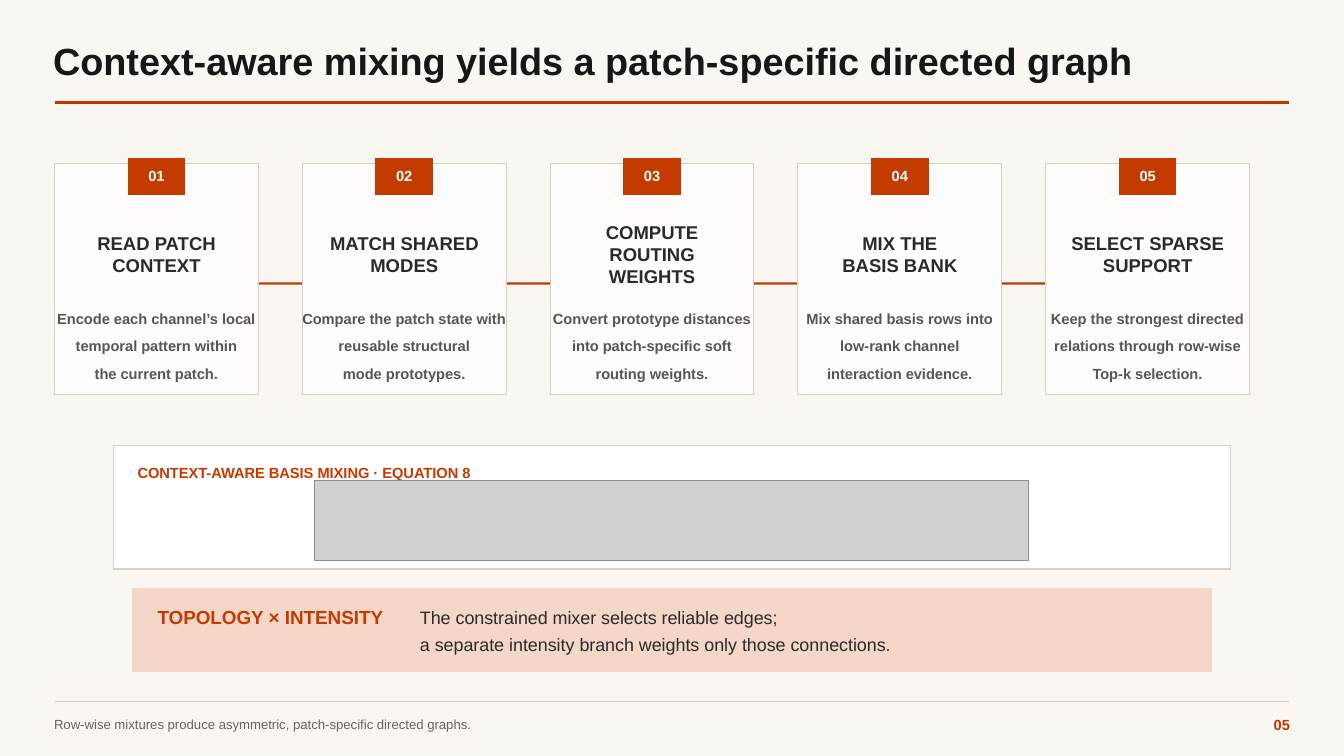
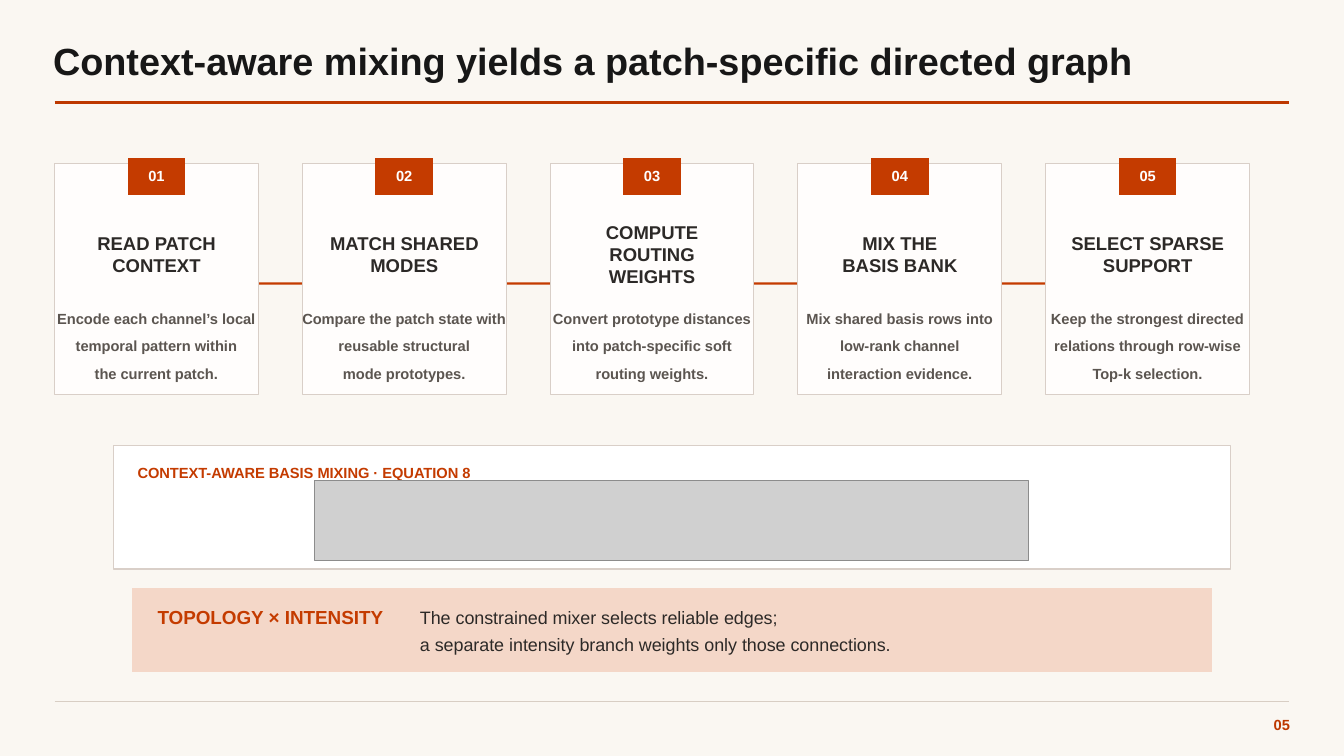
Before and after one commit to constli67/ConDyGNet, a slide deck: slide 5 of ConDyGNet.pptx. Drawn at 1344x756 pixels with LibreOffice and Linux fonts; fonts in the diff are those of the drawing; grey boxes stand for pictures. Boxes give left, top, right and bottom in pixels: in the first picture for what was removed or moved away, otherwise in the second. Text is boxed around its words. In the diff, an @@ line names an element or a change of style, - is before the commit and + after.

```diff
--- a/ConDyGNet.pptx
+++ b/ConDyGNet.pptx
@@ text removed at (54, 719, 471, 732) @@
-Row-wise mixtures produce asymmetric, patch-specific directed graphs.
```
Also in this commit, not shown: 2 other slides changed.
